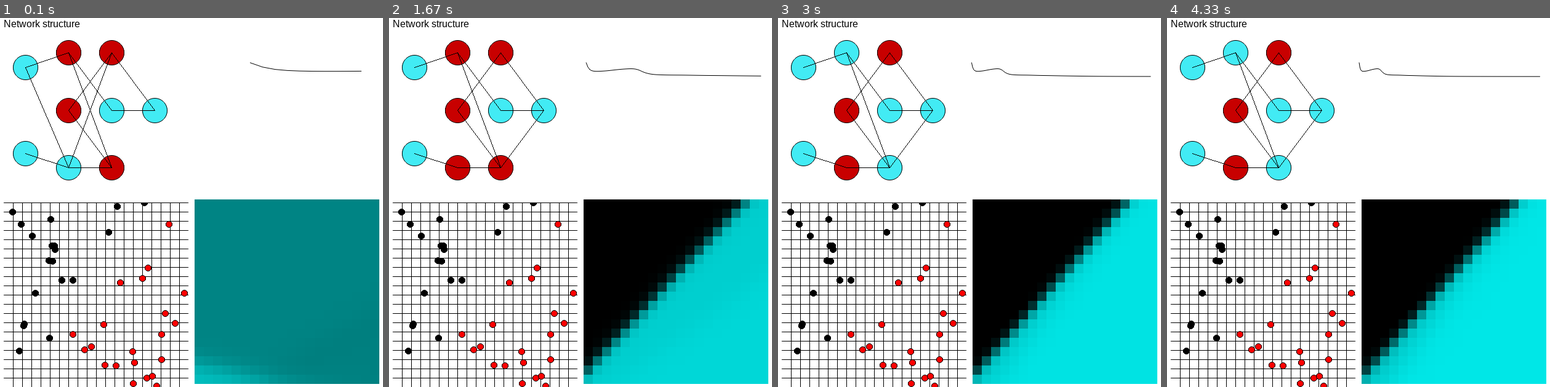
Above: before the commit, frames 1-4 (left to right).
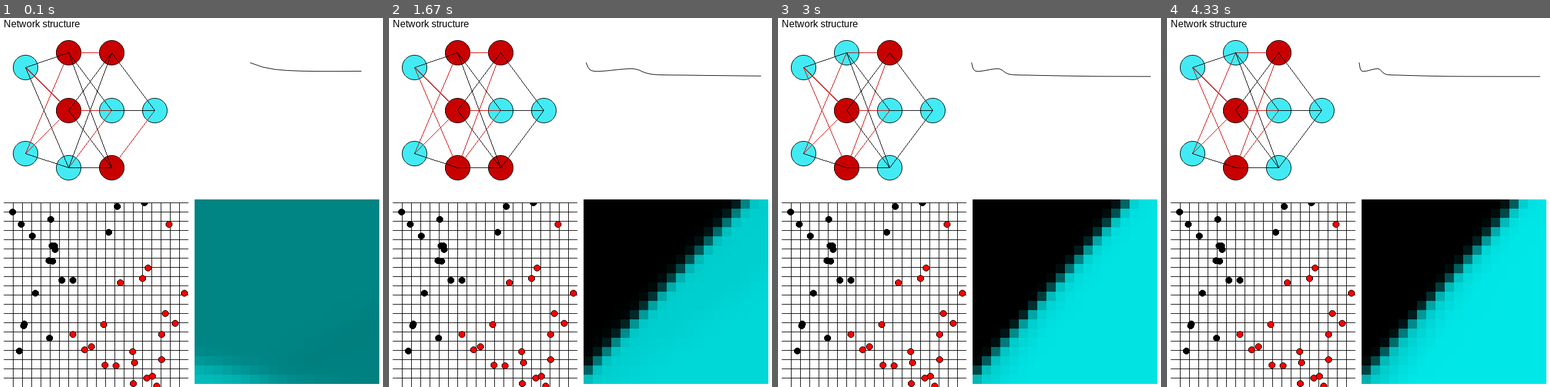
Above: after the commit, the same moments.

Repository: Viliami/NN.py
Game: pygame game, started from demo.py
The game is run twice, just before and just after one commit, with the same random seed, the same clock (stepped at 60 frames per second) and the same inputs.
Inputs:
- Up to frame 1 (0.1 s): no input
- Up to frame 2 (1.67 s): no input
- Up to frame 3 (3 s): tap Enter every 0.33 s from 1.83 to 2.83 s
- Up to frame 4 (4.33 s): tap Enter every 0.33 s from 3.17 to 4.17 s

The runs differ from the first frame. In frame 1, 0.1% of the frame differs, in the area x 6-41%, y 9-41%; in frame 2, 0.2%; in frame 3, 0.2%, in the area x 6-30%, y 9-38%; in frame 4, 0.2%.

Commit message:
added Data plotting to NeuralGrid

Diff:
--- a/Grapher.py
+++ b/Grapher.py
@@ -101,15 +101,18 @@
             # pygame.gfxdraw.filled_circle(self.surface, int(sPos[0]), int(sPos[1]), int(radius), color)
             self.screen.circle(sPos,radius,color)
 
-    def renderPoint(self, x, y, color,circle=True):
+    def renderPoint(self, x, y, color,circle=True, width=None):
         if(self.radius > 1):
             # pygame.gfxdraw.aacircle(self.surface, int(x),int(y),self.radius, (color[0],color[1],color[2]))
             # pygame.gfxdraw.filled_circle(self.surface, int(x),int(y),self.radius, color)
             x,y = self.graphToSurface((x,y))
+            wid = self.radius
+            if(width):
+                wid = width
             if(circle):
-                self.screen.circle((x,y),self.radius,color,True)
+                self.screen.circle((x,y),wid,color,True)
             else:
-                self.screen.rectangle(x,y,self.radius,self.radius,color)
+                self.screen.rectangle(x,y,wid,wid,color)
     def renderLine(self, startPos, endPos, color):
         # pygame.draw.aaline(self.surface, color, startPos, endPos)
         sPos = self.graphToSurface(startPos)
@@ -173,7 +176,7 @@
             self.setScaleX(self.gridWidth/10)
 
 class Structure(BaseGraph):
-    def render(self, nn,color=(66, 235, 244)): #TODO: add value on hover
+    def render(self, nn,color=(66, 235, 244)): #TODO: add text value on hover
         screen = self.screen
         screen.clear(self.backgroundColor)
         w,h = screen.getSize()
@@ -188,7 +191,7 @@
             y = y_pad+(y_delta/2)
             for j in range(len(layer.neurons.value)):
                 ncolor = color
-                if(layer.neurons[j] < 0):
+                if(layer.neurons[j] <= 0):
                     ncolor = (200,0,0)
                 screen.circle((x, y), min(20, y_delta-(y_pad*2)), ncolor,True)
                 for k in range(len(layer.weights[j])):
@@ -196,21 +199,27 @@
                     temp_y_delta = (h-(y_pad*2))/len(layer.weights[j])
                     weight = layer.weights[j][k]
                     wcolor = BLACK
-                    if(weight < 0):
+                    if(weight <= 0):
                         wcolor = (200,0,0)
+                        weight = -weight
                     screen.line((x,y), (x-x_delta,y_pad+(temp_y_delta/2)+(temp_y_delta*k)), wcolor, weight)
 
                 y+=y_delta
             x += x_delta
         screen.text("Network structure",(0,0))
 
-class NeuralGrid(Grapher): #only possible if there are 2 input neurons and 1 output
-        def render(self, nn):
+class NeuralGrid(Grapher): #only possible if there are at least 2 input neurons and 1 output
+        def render(self, nn,data = None):
             if(self.gridShown):
                 self.renderGrid()
             for x in range(self.gridWidth):
                 for y in range(self.gridHeight+1):
                     output = nn.predict([x,y])[0]
-                    c = max(0,output*255)
-                    c = min(255,c)
+                    c = min(255,max(0,output*255))
                     self.renderPoint(x,y,(0,c,c),False)
+
+            if(data):
+                for i in range(len(data.inputs)):
+                    x,y = data.inputs[i]
+                    c =  min(255,max(0,data.answers[i][0]*255))
+                    self.renderPoint(x,y,(0,c,c),True,5)
